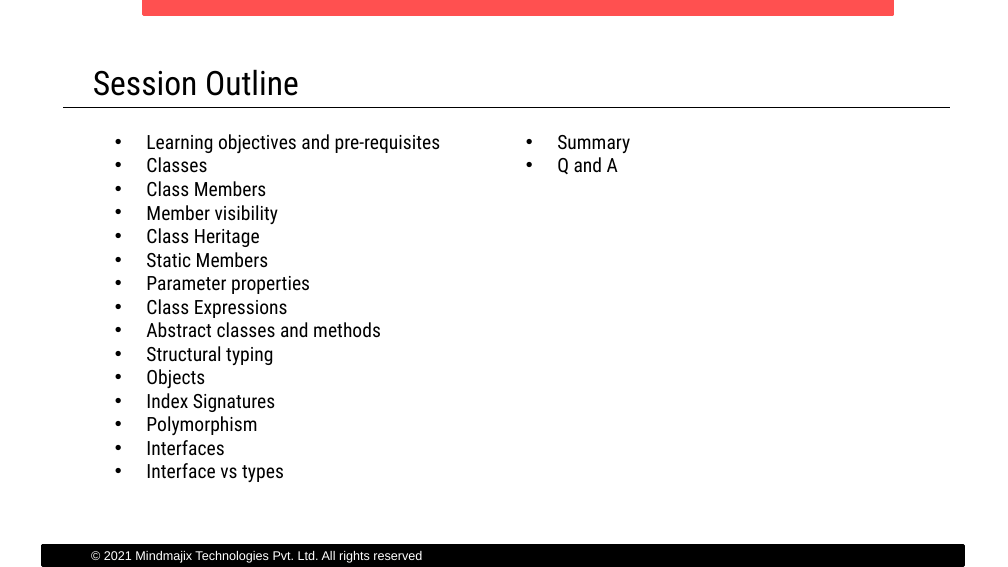
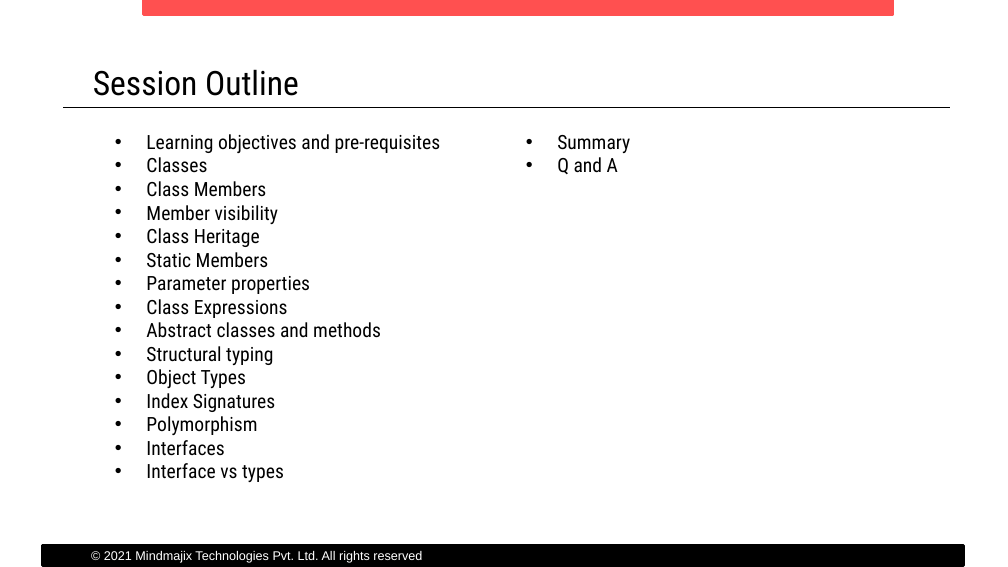
Before and after one commit to benjaminmishra/hello-typescript, a slide deck: slide 68 of docs/Typescript Demo.pptx. Drawn at 1008x567 pixels with LibreOffice and Linux fonts; fonts in the diff are those of the drawing. Boxes give left, top, right and bottom in pixels: in the first picture for what was removed or moved away, otherwise in the second. Text is boxed around its words. In the diff, an @@ line names an element or a change of style, - is before the commit and + after.

Commit message:
Added Object types demo

```diff
--- a/docs/Typescript Demo.pptx
+++ b/docs/Typescript Demo.pptx
@@ text at box(146, 369, 247, 388): text changed @@
-                • Objects
+                • Object Types
```
Also in this commit, not shown: 3 slides added, 3 other files.
